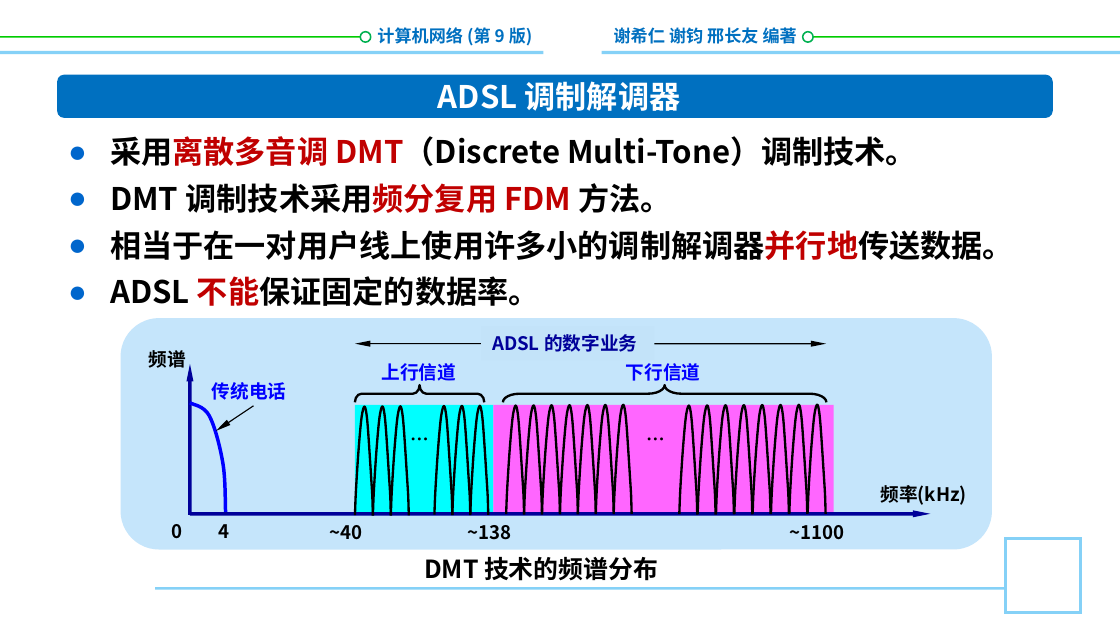
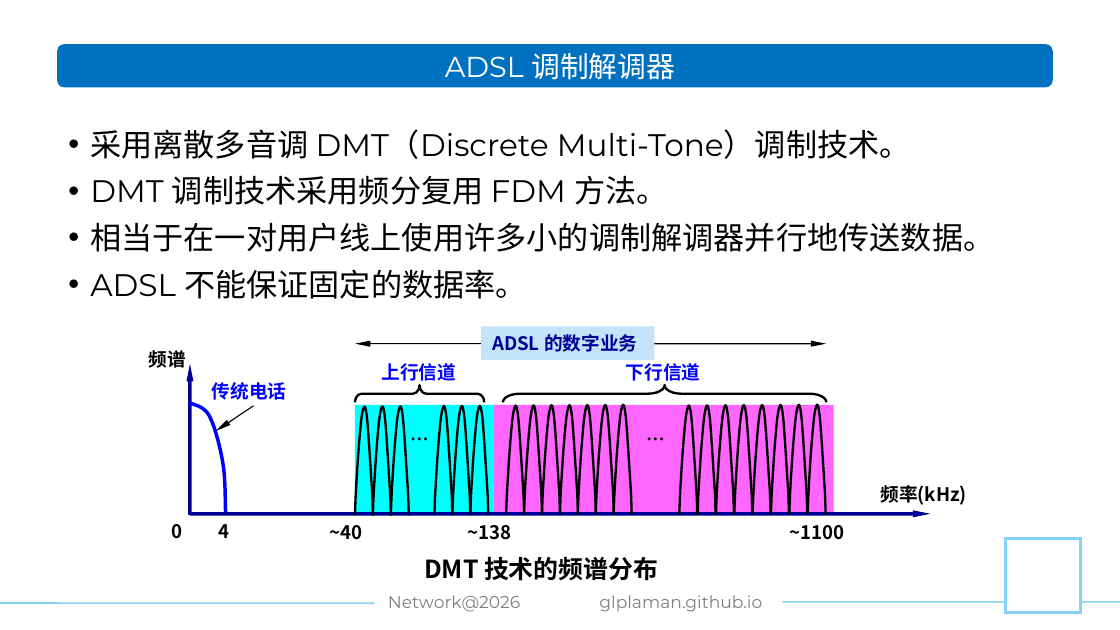
Before and after one commit to glplaman/glplaman.github.io, a slide deck: slide 74 of network/ppt/52785PPT课件/第2章.pptx. Drawn at 1120x630 pixels with LibreOffice and Linux fonts; fonts in the diff are those of the drawing; background and template pictures are left out. Boxes give left, top, right and bottom in pixels: in the first picture for what was removed or moved away, otherwise in the second. Text is boxed around its words. In the diff, an @@ line names an element or a change of style, - is before the commit and + after.

Commit message:
network

```diff
--- a/network/ppt/52785PPT课件/第2章.pptx
+++ b/network/ppt/52785PPT课件/第2章.pptx
@@ text removed at bbox=[377, 27, 533, 46] @@
-计算机网络 (第 9 版)
@@ rectangle removed at bbox=[543, 16, 601, 73] @@
@@ text removed at bbox=[614, 25, 797, 48] @@
-谢希仁 谢钧 邢长友 编著
@@ line removed from (0, 37) to (363, 37) @@
@@ line removed from (0, 53) to (1120, 53) @@
@@ rounded rectangle: place and size @@
-rounded rectangle at bbox=[57, 75, 1053, 119]
+rounded rectangle at bbox=[57, 44, 1053, 87]
@@ text "ADSL 调制解调器": place and size @@
-text "ADSL 调制解调器" at bbox=[438, 81, 681, 111]
+text "ADSL 调制解调器" at bbox=[445, 53, 675, 80]
@@ text "ADSL 调制解调器" at bbox=[445, 53, 675, 80]: size 20 to 18.5 pt, font Noto Sans CJK SC to Montserrat, bold off @@
@@ ellipse removed at bbox=[361, 31, 371, 41] @@
@@ ellipse removed at bbox=[803, 31, 813, 41] @@
@@ line removed from (805, 37) to (1120, 37) @@
@@ text "采用离散多音调 DMT（Discrete Multi-Tone）调制技术。": place and size @@
-text "采用离散多音调 DMT（Discrete Multi-Tone）调制技术。" at bbox=[110, 136, 1014, 306]
+text "采用离散多音调 DMT（Discrete Multi-Tone）调制技术。" at bbox=[90, 129, 994, 299]
@@ text "采用离散多音调 DMT（Discrete Multi-Tone）调制技术。" at bbox=[90, 129, 994, 299]: font Noto Sans CJK SC to Montserrat, bold off; text colour #C00000 to #000000 in "采用离散多音调 DMT（Discrete", "调制技术采用频分复用 FDM", "相当于在一对用户线上使用许多小的调制解调器并行地传送数据。", "不能保证固定的数据率。"; bullet ● to • @@
@@ rounded rectangle removed at bbox=[121, 318, 992, 550] @@
@@ rectangle "ADSL 的数字业务": place and size @@
-rectangle "ADSL 的数字业务" at bbox=[492, 334, 637, 352]
+rectangle "ADSL 的数字业务" at bbox=[480, 326, 654, 360]
@@ line removed from (156, 588) to (1006, 588) @@
@@ text added at bbox=[388, 595, 520, 612], 11 pt, text #808080 @@
+Network@2026
@@ text added at bbox=[599, 595, 762, 612], 11 pt, text #808080 @@
+glplaman.github.io
@@ line added from (0, 603) to (396, 603), #85D1F7 1 pt @@
@@ line added from (724, 601) to (1120, 601), #85D1F7 1 pt @@
```
Also in this commit, not shown: 76 other slides changed, 8 other files.
